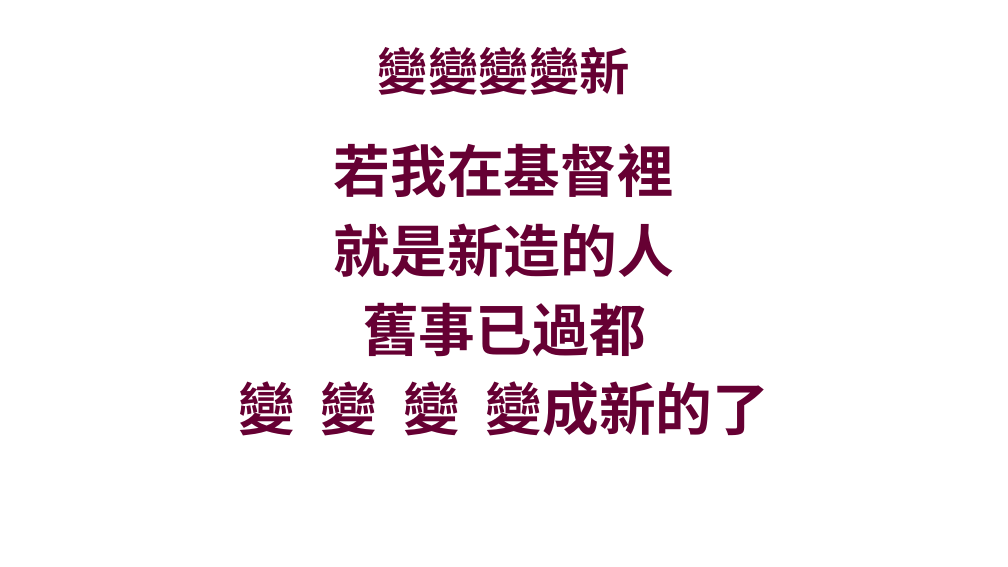
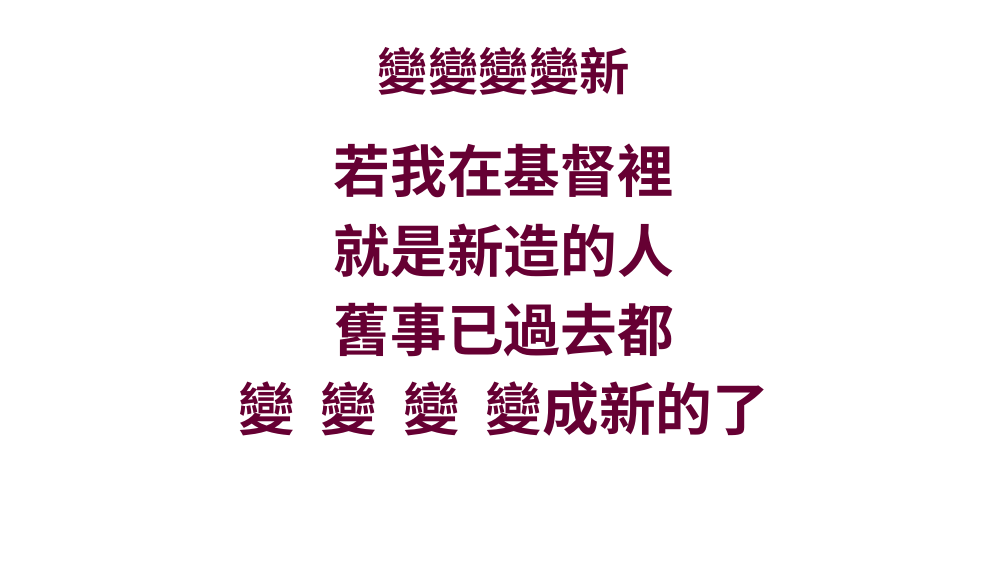
Before and after one commit to batisuoc/bible-school, a slide deck: slide 1 of 2020/1月.pptx. Drawn at 1008x567 pixels with LibreOffice and Linux fonts; fonts in the diff are those of the drawing; background and template pictures are left out. Boxes give left, top, right and bottom in pixels: in the first picture for what was removed or moved away, otherwise in the second. Text is boxed around its words. In the diff, an @@ line names an element or a change of style, - is before the commit and + after.

```diff
--- a/2020/1月.pptx
+++ b/2020/1月.pptx
@@ text at (334,302,674,357): text changed @@
-舊事已過都
+舊事已過去都
```
Also in this commit, not shown: 1 other slide changed, 1 other file.
